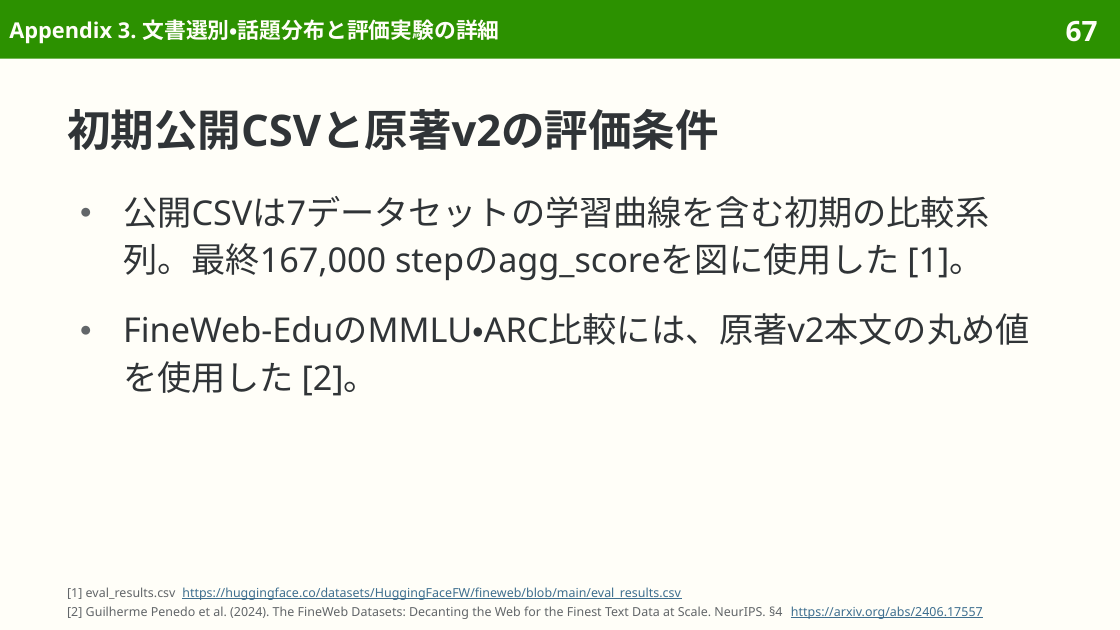
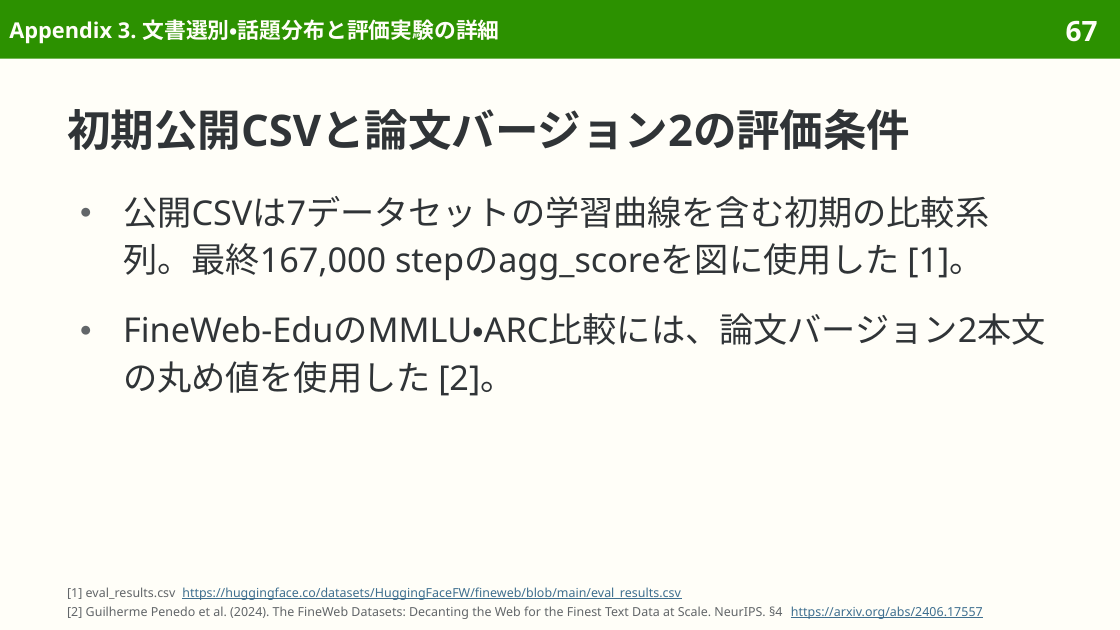
Before and after one commit to sasakiy84/datasets-in-10-minutes, a slide deck: slide 67 of slides/datasets-in-10-minutes-fineweb.pptx. Drawn at 1120x630 pixels with LibreOffice and Linux fonts; fonts in the diff are those of the drawing. Boxes give left, top, right and bottom in pixels: in the first picture for what was removed or moved away, otherwise in the second. Text is boxed around its words. In the diff, an @@ line names an element or a change of style, - is before the commit and + after.

Commit message:
slides(fineweb): refine Japanese wording and pair translations

```diff
--- a/slides/datasets-in-10-minutes-fineweb.pptx
+++ b/slides/datasets-in-10-minutes-fineweb.pptx
@@ title at box(67, 109, 910, 150): text changed @@
-初期公開CSVと原著v2の評価条件
+初期公開CSVと論文バージョン2の評価条件
@@ text at box(123, 313, 1045, 396): text changed @@
-● FineWeb-EduのMMLU・ARC比較には、原著v2本文の丸め値を使用した [2]。
+● FineWeb-EduのMMLU・ARC比較には、論文バージョン2本文の丸め値を使用した [2]。
```
Also in this commit, not shown: 22 other slides changed, 3 other files.
